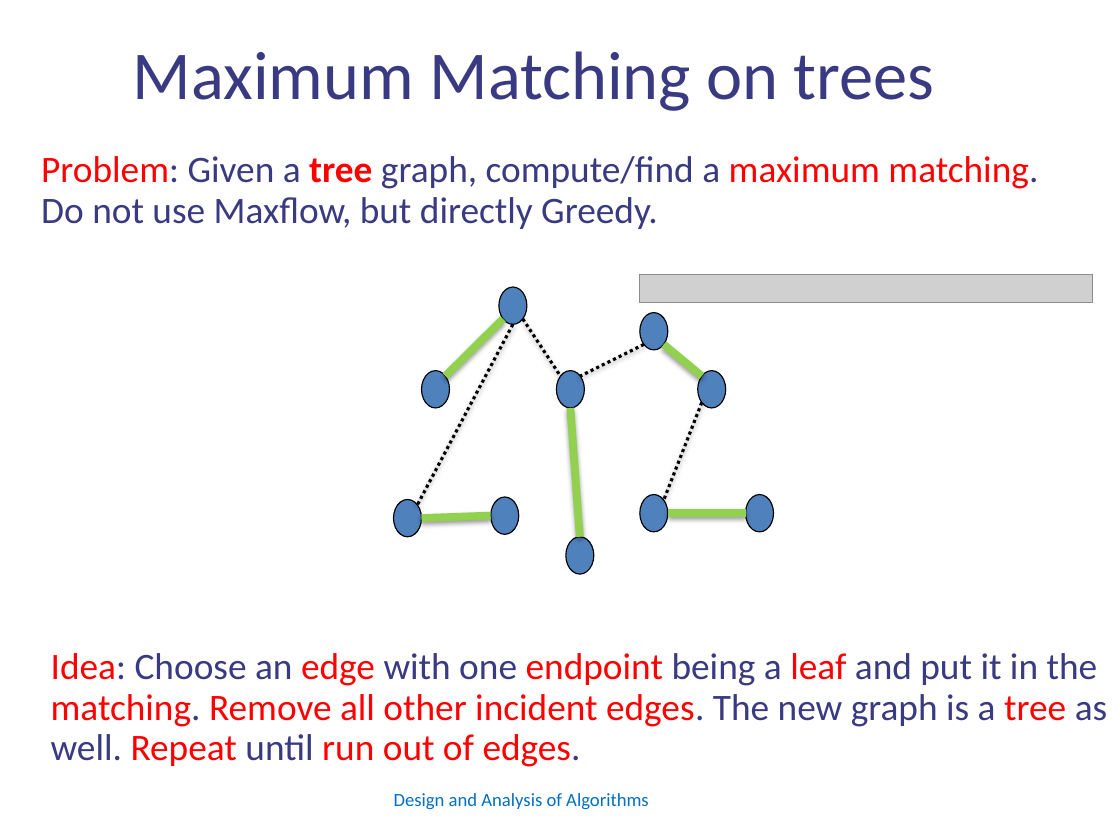
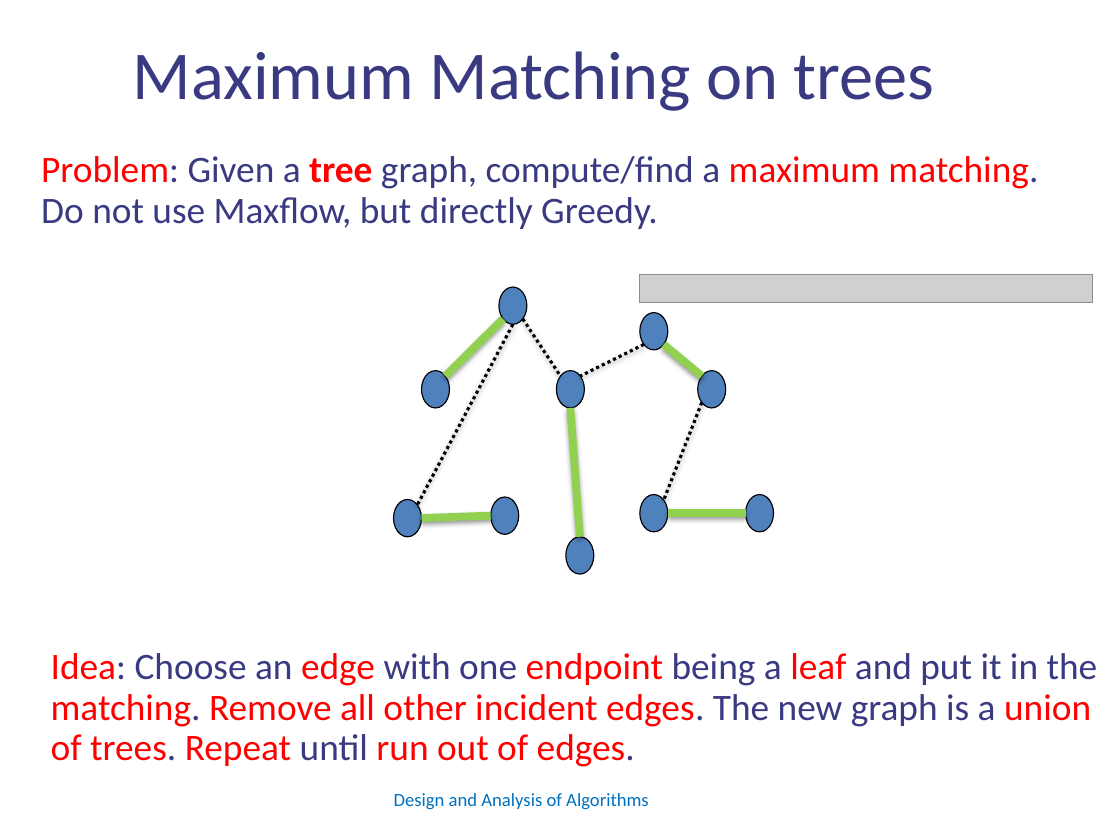
Before and after one commit to panageas/panageas.github.io, a slide deck: slide 36 of algo24slides/L16greedy.pptx. Drawn at 1120x840 pixels with LibreOffice and Linux fonts; fonts in the diff are those of the drawing; grey boxes stand for pictures; background and template pictures are left out. Boxes give left, top, right and bottom in pixels: in the first picture for what was removed or moved away, otherwise in the second. Text is boxed around its words. In the diff, an @@ line names an element or a change of style, - is before the commit and + after.

```diff
--- a/algo24slides/L16greedy.pptx
+++ b/algo24slides/L16greedy.pptx
@@ text at (51, 653, 1098, 767): text changed @@
-Idea: Choose an edge with one endpoint being a leaf and put it in the matching. Remove all other incident edges. The new graph is a tree as well. Repeat until run out of edges.
+Idea: Choose an edge with one endpoint being a leaf and put it in the matching. Remove all other incident edges. The new graph is a union of trees. Repeat until run out of edges.
```
Also in this commit, not shown: 7 other slides changed, 1 other file.
